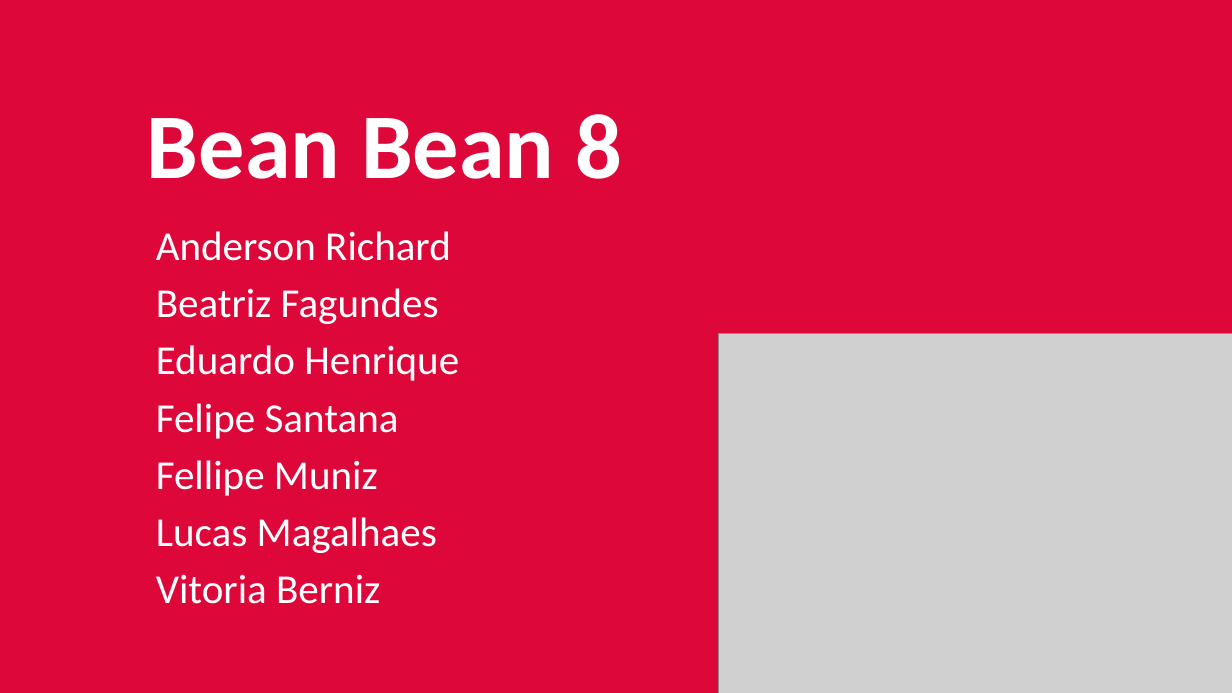
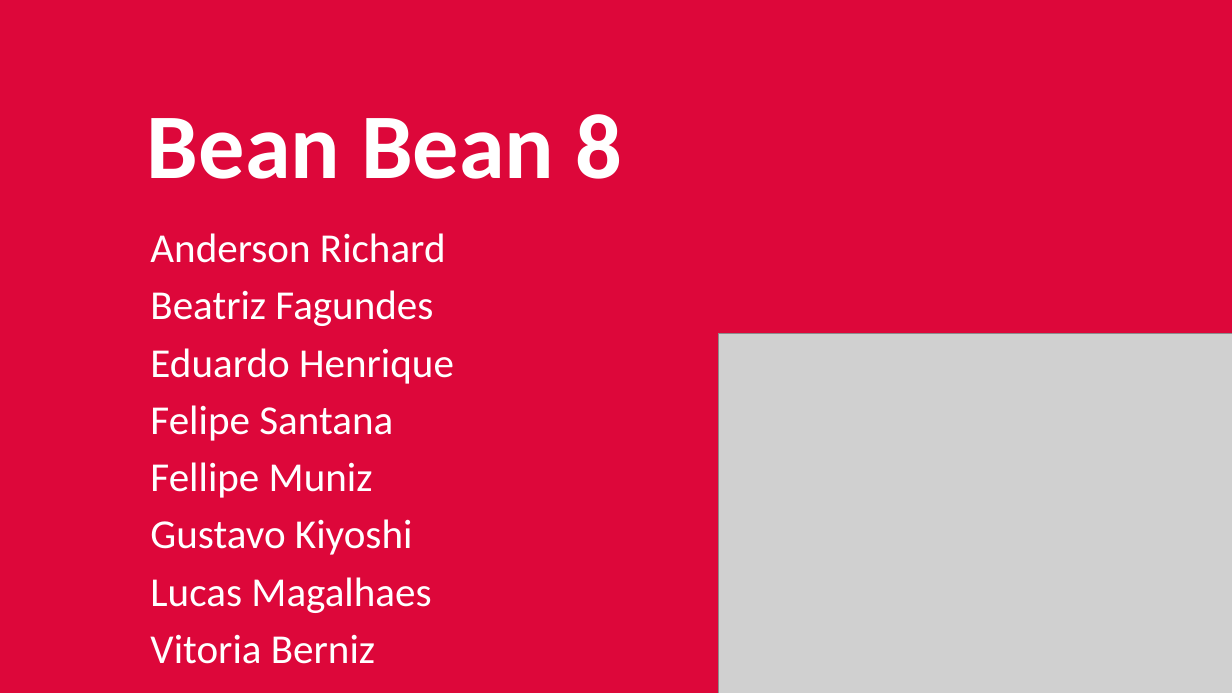
Before and after one commit to AndersonRichy/BB-8, a slide deck: slide 1 of Apresentação1.pptx. Drawn at 1232x693 pixels with LibreOffice and Linux fonts; fonts in the diff are those of the drawing; grey boxes stand for pictures. Boxes give left, top, right and bottom in pixels: in the first picture for what was removed or moved away, otherwise in the second. Text is boxed around its words. In the diff, an @@ line names an element or a change of style, - is before the commit and + after.

```diff
--- a/Apresentação1.pptx
+++ b/Apresentação1.pptx
@@ subtitle at [150,519,413,555]: paragraph added @@
+Gustavo Kiyoshi
```
